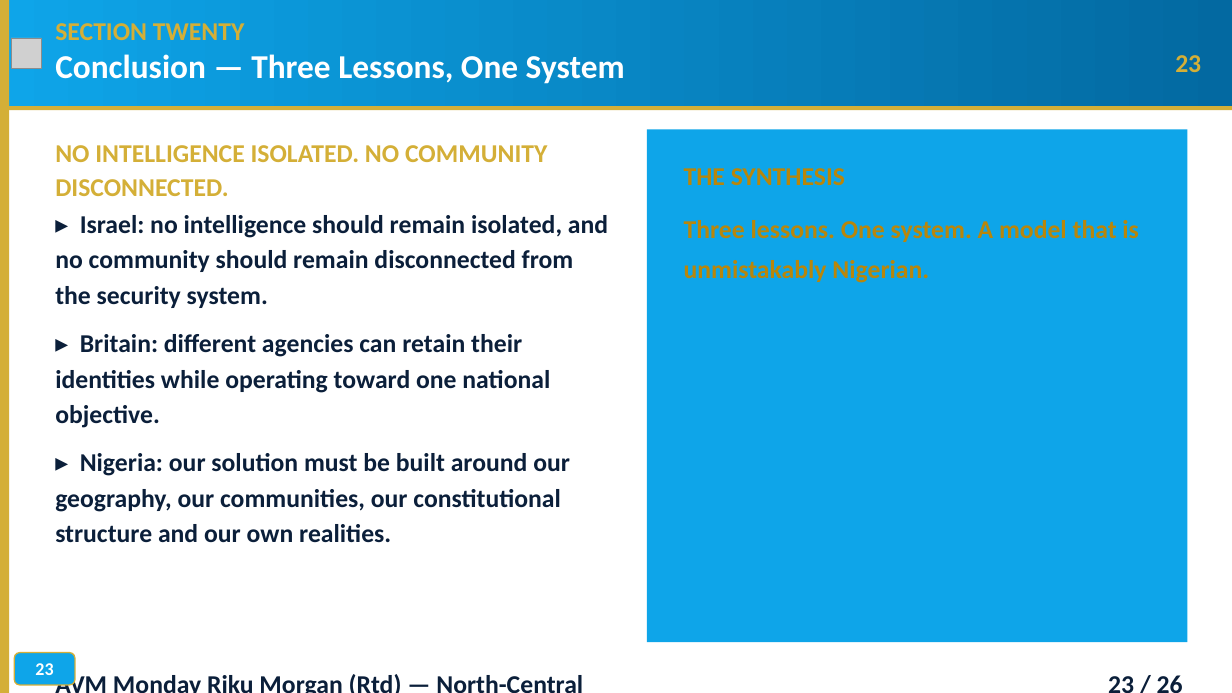
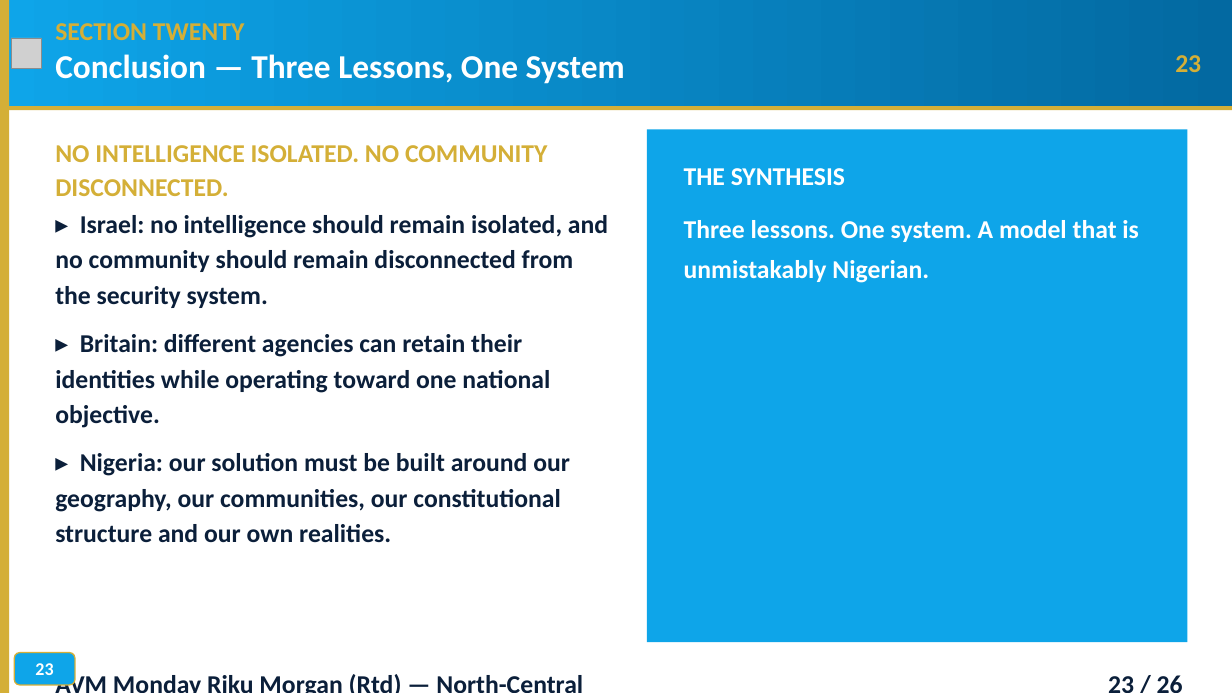
Before and after one commit to TOMDEGGS/BETONIQ-WEST-, a slide deck: slide 23 of avm_morgan_docs/AVM_MORGAN_SECURITY_KEYNOTE_ADDRESS_V4_MOD_AUG31.pptx. Drawn at 1232x693 pixels with LibreOffice and Linux fonts; fonts in the diff are those of the drawing; grey boxes stand for pictures; background and template pictures are left out. Boxes give left, top, right and bottom in pixels: in the first picture for what was removed or moved away, otherwise in the second. Text is boxed around its words. In the diff, an @@ line names an element or a change of style, - is before the commit and + after.

```diff
--- a/avm_morgan_docs/AVM_MORGAN_SECURITY_KEYNOTE_ADDRESS_V4_MOD_AUG31.pptx
+++ b/avm_morgan_docs/AVM_MORGAN_SECURITY_KEYNOTE_ADDRESS_V4_MOD_AUG31.pptx
@@ text "THE SYNTHESIS" at [684,168,845,185]: text colour #B8860B to #FFFFFF @@
@@ text "Three lessons. One system. A ..." at [684,220,1139,283]: text colour #B8860B to #FFFFFF @@
```
Also in this commit, not shown: 20 other slides changed.
